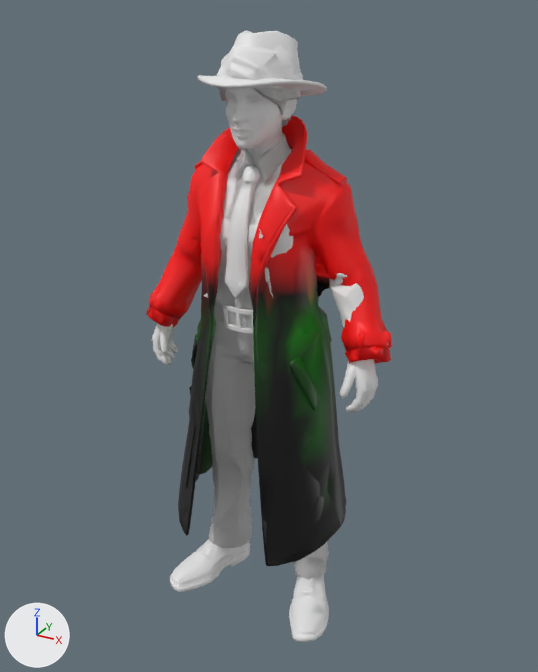
The glTF model ASSETS/MODELS/official/AGENT_FEMALE.glb: old version first, new version second.
The view is the same before and after, from a camera (50 mm lens) standing at (0.557, -0.971, 1.015) and looking at (0.005, 0.031, 0.514). The axes (+X, +Y, +Z) are drawn at lower left. The lights are the same throughout. The first picture is the older version.

In view in the first picture: 'Body_Hair', 'Body_Hands', 'Body_Head', 'Outfit_Coat', 'Outfit_Hat', 'Outfit_Shirt', 'Outfit_Shoes', 'Outfit_Tie', 'Outfit_Trousers' and 3 more.
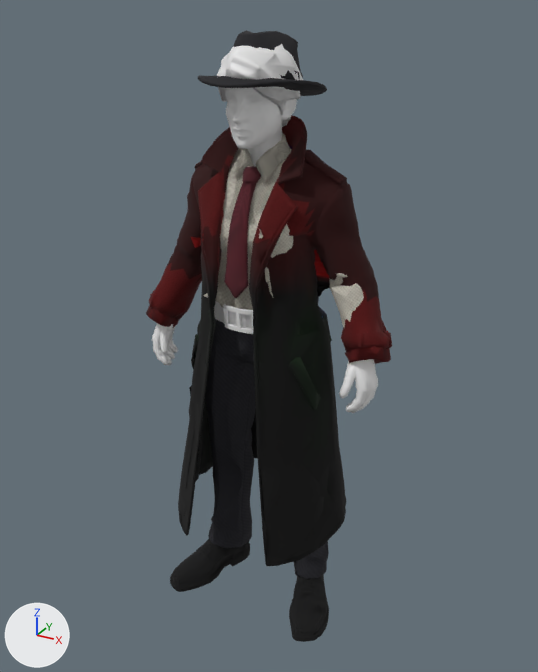
Edits to the bpy script that builds the scene:
```text
Add img_female_outfit_trousers:
    img_female_outfit_trousers = load_image('female_Outfit_Trousers', '_unpacked/female_Outfit_Trousers', 512, 512, 'sRGB')
Add img_female_outfit_tie:
    img_female_outfit_tie = load_image('female_Outfit_Tie', '_unpacked/female_Outfit_Tie', 512, 512, 'sRGB')
Add img_female_outfit_shoes:
    img_female_outfit_shoes = load_image('female_Outfit_Shoes', '_unpacked/female_Outfit_Shoes', 512, 512, 'sRGB')
Add img_female_outfit_shirt:
    img_female_outfit_shirt = load_image('female_Outfit_Shirt', '_unpacked/female_Outfit_Shirt', 512, 512, 'sRGB')
Add img_female_outfit_hat:
    img_female_outfit_hat = load_image('female_Outfit_Hat', '_unpacked/female_Outfit_Hat', 512, 512, 'sRGB')
Add img_female_coat:
    img_female_coat = load_image('female_coat', '_unpacked/female_coat', 1024, 1024, 'sRGB')
Add mat_outfit_trousers_tex:
    mat_outfit_trousers_tex = principled_material('Outfit_Trousers_tex')
    mat_outfit_trousers_tex.texture = img_female_outfit_trousers
    mat_outfit_trousers_tex.roughness = 1.0
Add mat_outfit_tie_tex:
    mat_outfit_tie_tex = principled_material('Outfit_Tie_tex')
    mat_outfit_tie_tex.texture = img_female_outfit_tie
    mat_outfit_tie_tex.roughness = 1.0
Add mat_outfit_shoes_tex:
    mat_outfit_shoes_tex = principled_material('Outfit_Shoes_tex')
    mat_outfit_shoes_tex.texture = img_female_outfit_shoes
    mat_outfit_shoes_tex.roughness = 1.0
Add mat_outfit_shirt_tex:
    mat_outfit_shirt_tex = principled_material('Outfit_Shirt_tex')
    mat_outfit_shirt_tex.texture = img_female_outfit_shirt
    mat_outfit_shirt_tex.roughness = 1.0
Add mat_outfit_hat_tex:
    mat_outfit_hat_tex = principled_material('Outfit_Hat_tex')
    mat_outfit_hat_tex.texture = img_female_outfit_hat
    mat_outfit_hat_tex.roughness = 1.0
Add mat_coat_tex:
    mat_coat_tex = bpy.data.materials.new('coat_tex')
    # uses the picture img_female_coat
Change me_outfit_coat_001:
    where me_outfit_coat_001.from_pydata(...)  # 2794 vertices, 5288 faces; spans x -0.217..0.222, y -0.114..0.152, z 0.167..0.868
    remove me_outfit_coat_001.materials.append(mat_defaultmaterial)
    add me_outfit_coat_001.materials.append(mat_coat_tex)
Change me_outfit_hat:
    where me_outfit_hat.from_pydata(...)  # 756 vertices, 1476 faces; spans x -0.091..0.091, y -0.083..0.113, z 0.891..0.987
    add me_outfit_hat.materials.append(mat_outfit_hat_tex)  # picture img_female_outfit_hat
Change me_outfit_shirt:
    where me_outfit_shirt.from_pydata(...)  # 3004 vertices, 5980 faces; spans x -0.202..0.201, y -0.054..0.085, z 0.52..0.846
    add me_outfit_shirt.materials.append(mat_outfit_shirt_tex)  # picture img_female_outfit_shirt
Change me_outfit_shoes:
    where me_outfit_shoes.from_pydata(...)  # 994 vertices, 1980 faces; spans x -0.16..0.159, y -0.091..0.084, z 0.0..0.065
    add me_outfit_shoes.materials.append(mat_outfit_shoes_tex)  # picture img_female_outfit_shoes
Change me_outfit_tie:
    where me_outfit_tie.from_pydata(...)  # 248 vertices, 492 faces; spans x -0.021..0.02, y -0.066..-0.001, z 0.612..0.801
    add me_outfit_tie.materials.append(mat_outfit_tie_tex)  # picture img_female_outfit_tie
Change me_outfit_trousers:
    where me_outfit_trousers.from_pydata(...)  # 3658 vertices, 7312 faces; spans x -0.124..0.123, y -0.05..0.091, z 0.042..0.602
    add me_outfit_trousers.materials.append(mat_outfit_trousers_tex)  # picture img_female_outfit_trousers
```

What differs and where, as boxes [x1, y1, x2, y2] in the pictures (538 x 672 px):
'Outfit_Coat', recoloured (darker): [146, 115, 392, 562] in both
'Outfit_Trousers', recoloured (white to black): [205, 319, 329, 579] in both
'Outfit_Shirt', recoloured (darker): [218, 133, 364, 327] in both
'Outfit_Shoes', recoloured (white to black): [170, 539, 329, 642] in both
'Outfit_Hat', recoloured (white to black): [198, 30, 327, 96] in both
'Outfit_Tie', recoloured (white to brown): [224, 166, 261, 298] in both
